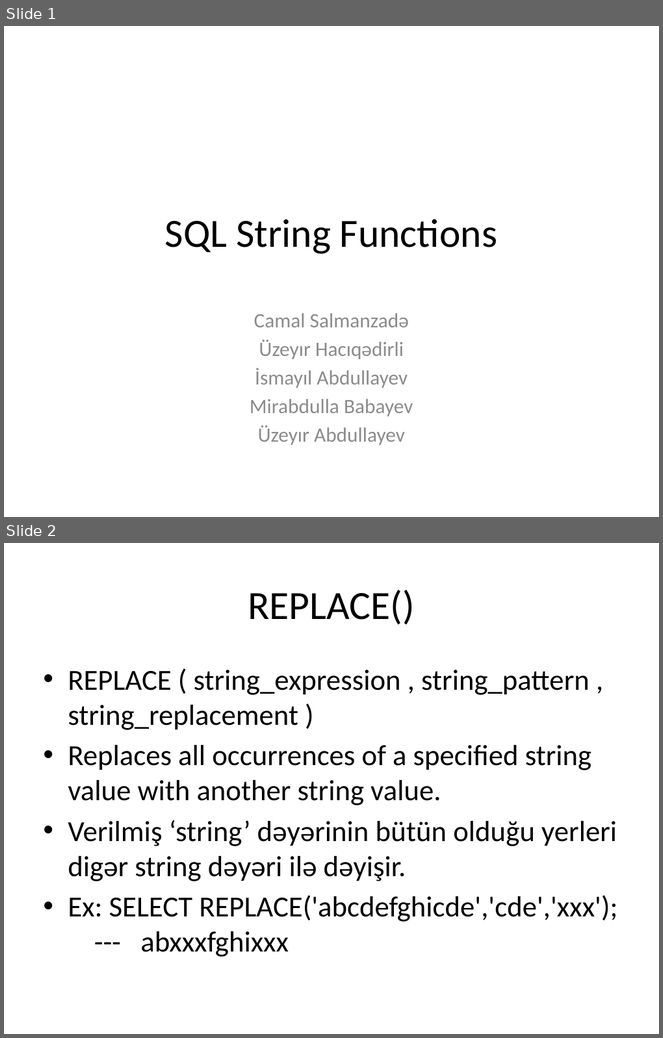
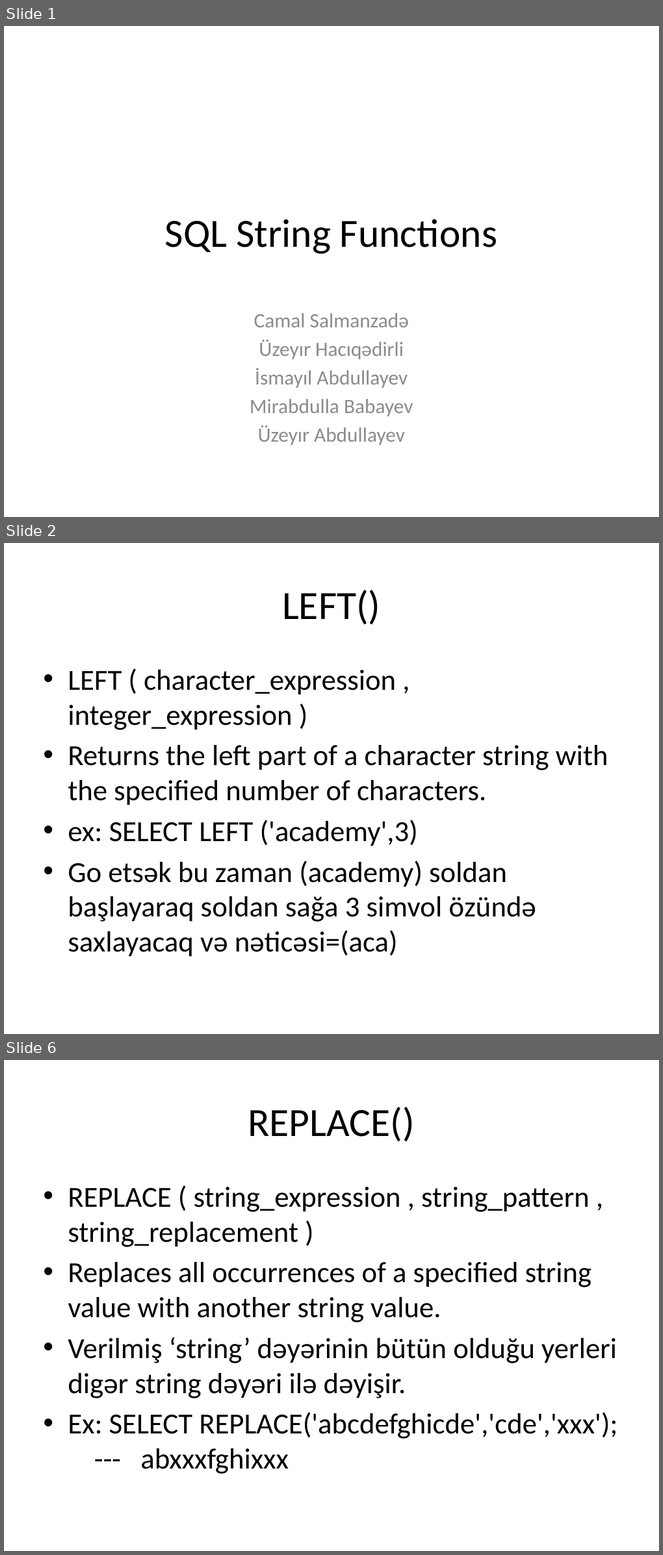
Before and after one commit to s-jamal/P202-25.04.2017, a slide deck: sql string functions.pptx. Shown one above the other, each under a label of ours: slides 1 and 2 before the commit, slides 1, 2 and 6 after it; the slides between them are not shown. The pictures are 663x1038 and 663x1555 pixels, drawn with LibreOffice and Linux fonts; fonts in the diff are those of the drawing. Boxes give left, top, right and bottom in pixels: in the first picture for what was removed or moved away, otherwise in the second. Text is boxed around its words. In the diff, an @@ line names an element or a change of style, - is before the commit and + after.

```diff
--- a/sql string functions.pptx
+++ b/sql string functions.pptx
@@ slide 2 added at [4, 543, 659, 1034], background #FFFFFF @@
@@ title added at [282, 590, 381, 625], 44 pt, text #000000 @@
+LEFT()
@@ text added at [68, 670, 608, 957], 32 pt, text #000000 @@
+• LEFT ( character_expression , integer_expression )
+• Returns the left part of a character string with the specified number of characters.
+• ex: SELECT LEFT ('academy',3)
+• Go etsək bu zaman (academy) soldan başlayaraq soldan sağa 3 simvol özündə saxlayacaq və nəticəsi=(aca)
@@ what was slide 2 is now slide 6 @@
```
Also in this commit, not shown: 1 slide changed, 3 other slides added.
